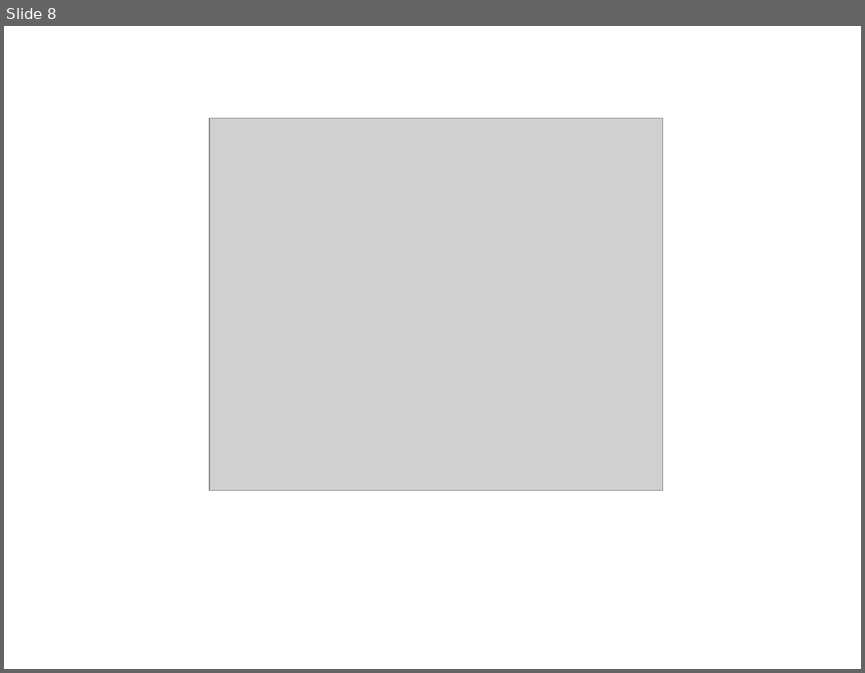
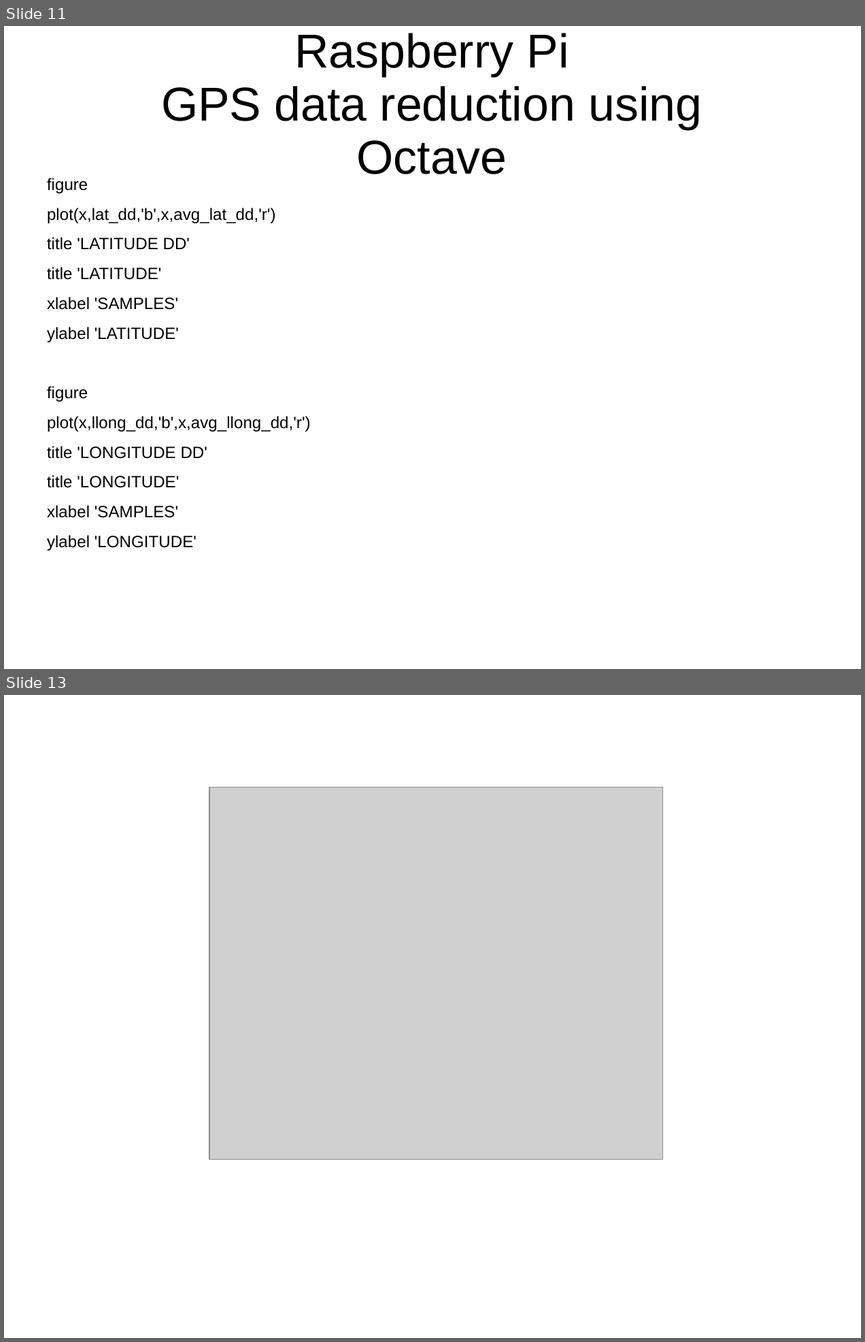
Before and after one commit to develone/EKIS, a slide deck: presentations/Raspberrypi_data_reduction.ppt. Shown one above the other, each under a label of ours: slide 8 before the commit, slides 11 and 13 after it; the slides between them are not shown. The pictures are 865x673 and 865x1342 pixels, drawn with LibreOffice and Linux fonts; fonts in the diff are those of the drawing; grey boxes stand for pictures. Boxes give left, top, right and bottom in pixels: in the first picture for what was removed or moved away, otherwise in the second. Text is boxed around its words. In the diff, an @@ line names an element or a change of style, - is before the commit and + after.

Commit message:
adding new plot and code

```diff
--- a/presentations/Raspberrypi_data_reduction.ppt
+++ b/presentations/Raspberrypi_data_reduction.ppt
@@ slide 11 added at (4, 26, 861, 669), background #FFFFFF @@
@@ title added at (161, 33, 702, 174), 44 pt, text #000000 @@
+Raspberry Pi
+GPS data reduction using
+Octave
@@ text added at (47, 178, 311, 550), 15.2 pt, text #000000 @@
+figure
+plot(x,lat_dd,'b',x,avg_lat_dd,'r')
+title 'LATITUDE DD'
+title 'LATITUDE'
+xlabel 'SAMPLES'
+ylabel 'LATITUDE'
+figure
+plot(x,llong_dd,'b',x,avg_llong_dd,'r')
+title 'LONGITUDE DD'
+title 'LONGITUDE'
+xlabel 'SAMPLES'
+ylabel 'LONGITUDE'
@@ what was slide 8 is now slide 13 @@
```
Also in this commit, not shown: 8 other slides added.
